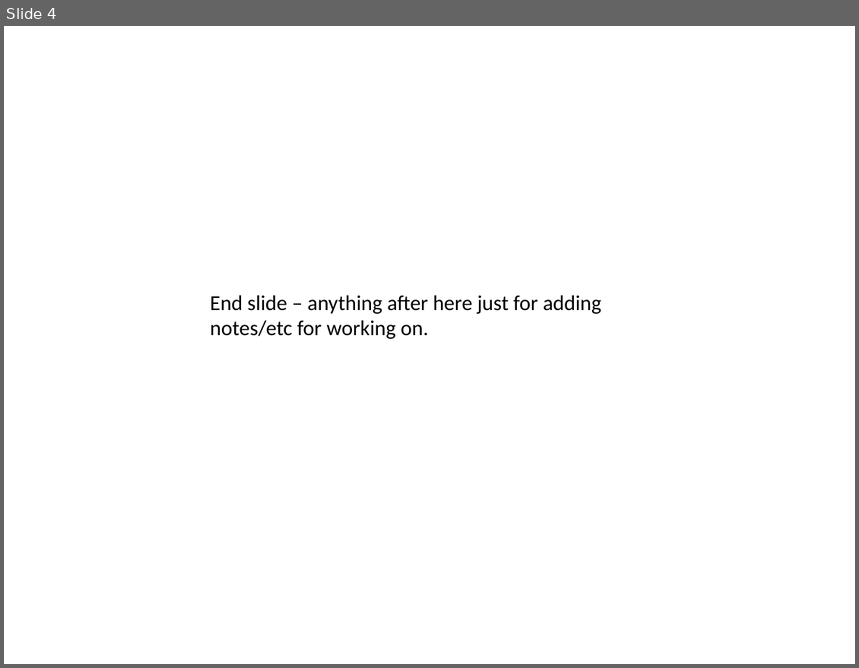
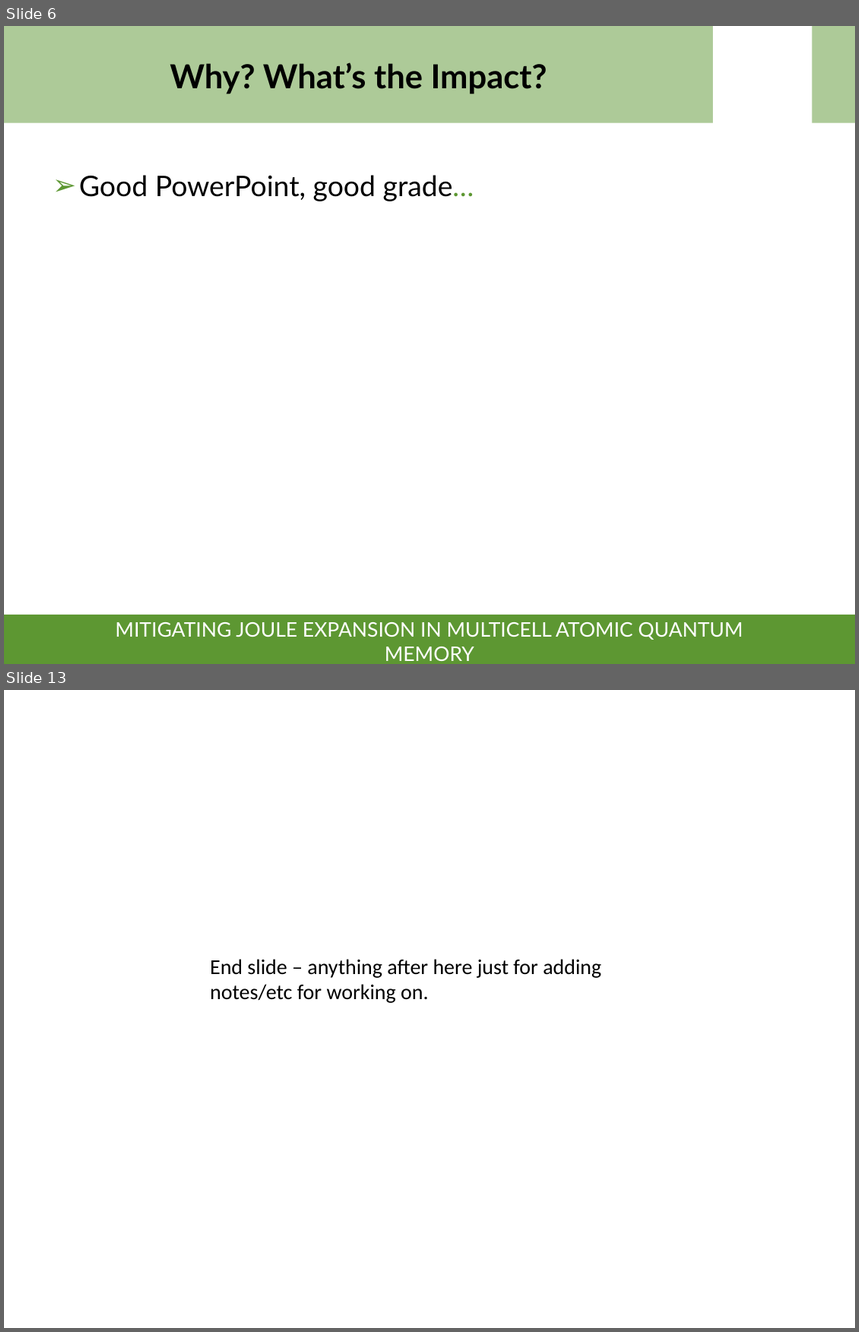
Before and after one commit to lrussell676/PH551_Group_Files, a slide deck: Main_Talk.pptx. Shown one above the other, each under a label of ours: slide 4 before the commit, slides 6 and 13 after it; the slides between them are not shown. The pictures are 859x668 and 859x1332 pixels, drawn with LibreOffice and Linux fonts; fonts in the diff are those of the drawing; background and template pictures are left out. Boxes give left, top, right and bottom in pixels: in the first picture for what was removed or moved away, otherwise in the second. Text is boxed around its words. In the diff, an @@ line names an element or a change of style, - is before the commit and + after.

```diff
--- a/Main_Talk.pptx
+++ b/Main_Talk.pptx
@@ slide 6 added at box(4, 26, 855, 664), background picture (left out) @@
@@ rectangle added at box(4, 26, 713, 123), fill #5D9732 at 50% opacity @@
@@ rectangle added at box(812, 26, 855, 123), fill #5D9732 at 50% opacity @@
@@ title added at box(170, 62, 547, 94), 28 pt, text #000000, bold @@
+Why? What’s the Impact?
@@ text added at box(79, 175, 474, 202), 24 pt, text #000000 @@
+➢ Good PowerPoint, good grade…
@@ rectangle added at box(4, 615, 855, 664), fill #5D9732 @@
@@ subtitle added at box(115, 623, 743, 661), 17 pt, text #FFFFFF @@
+MITIGATING JOULE EXPANSION IN MULTICELL ATOMIC QUANTUM MEMORY
@@ what was slide 4 is now slide 13 @@
```
Also in this commit, not shown: 3 slides changed, 10 other slides added, 1 slide removed.
